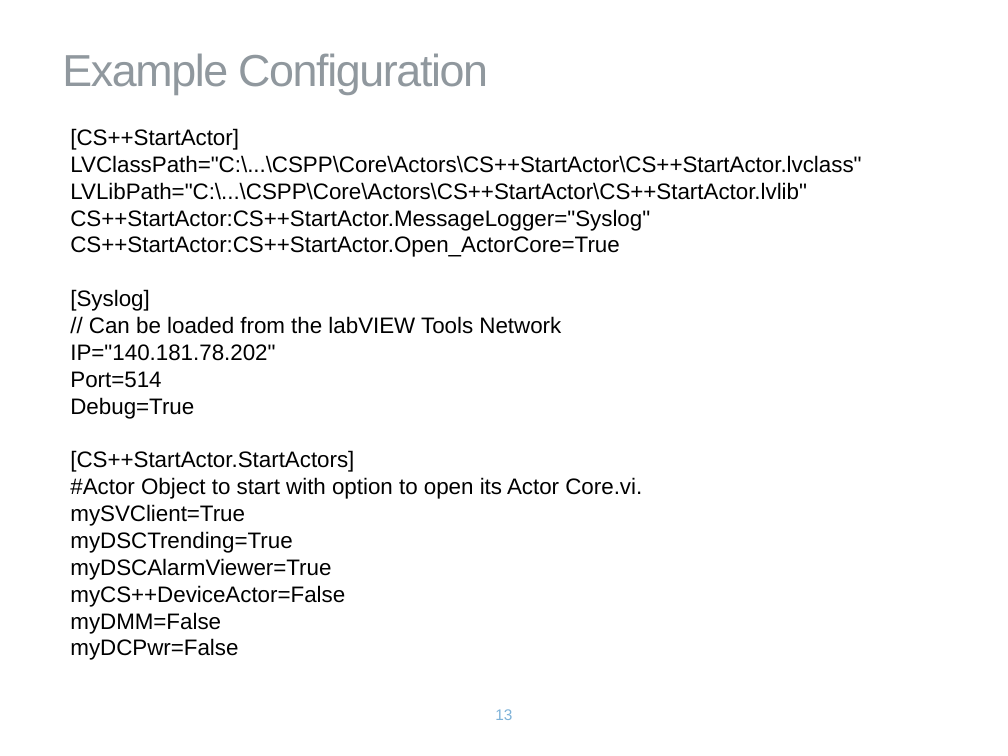
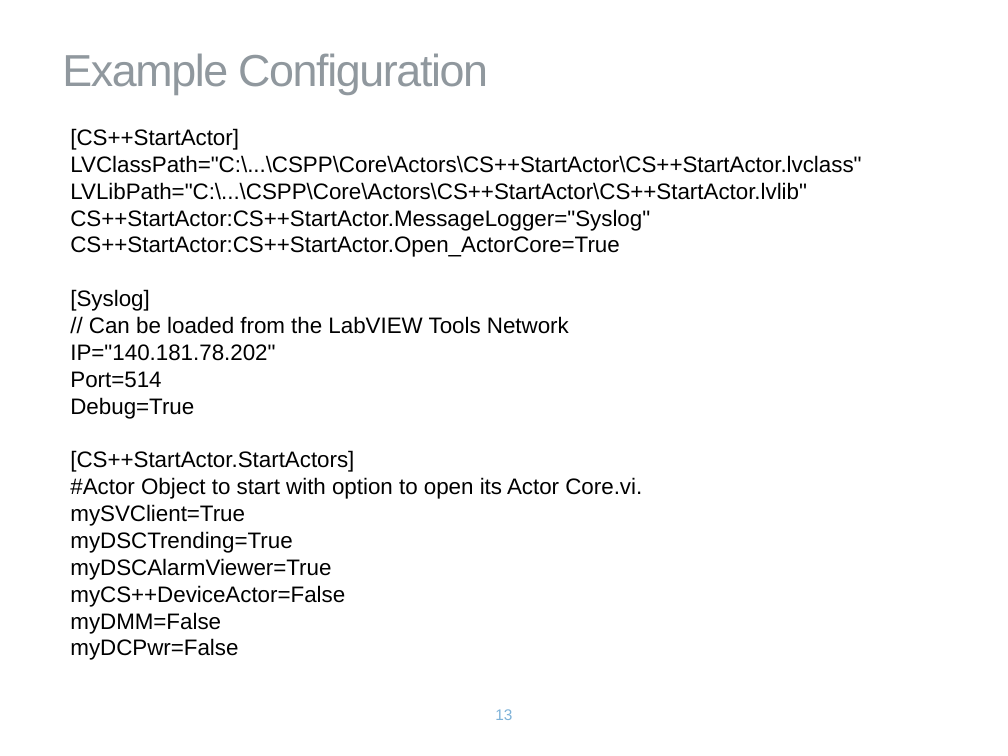
Before and after one commit to keale/CSPP, a slide deck: slide 13 of Documentation/CS++@VIP2013.pptx. Drawn at 1008x756 pixels with LibreOffice and Linux fonts; fonts in the diff are those of the drawing; background and template pictures are left out. Boxes give left, top, right and bottom in pixels: in the first picture for what was removed or moved away, otherwise in the second. Text is boxed around its words. In the diff, an @@ line names an element or a change of style, - is before the commit and + after.

```diff
--- a/Documentation/CS++@VIP2013.pptx
+++ b/Documentation/CS++@VIP2013.pptx
@@ text at [89,316,569,334]: text changed @@
-// Can be loaded from the labVIEW Tools Network
+// Can be loaded from the LabVIEW Tools Network
```
Also in this commit, not shown: 1 other slide changed.
